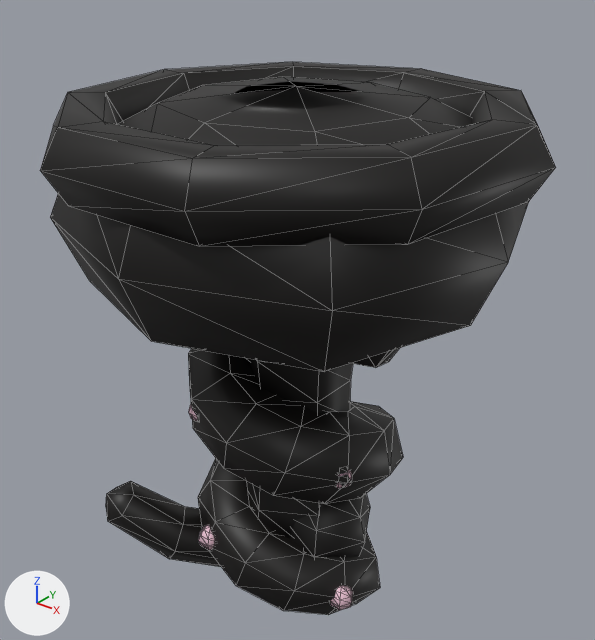
The glTF model assets/pirates/items/v5/peg_kraken_r_male_lo.glb as it was, and as the next commit left it.
Before and after are seen from a 50 mm lens placed at (0.114, -0.324, 0.331), pointed at (-0.121, -0.03, 0.148). The axes (+X, +Y, +Z) are drawn at lower left. The lights are the same throughout. The first picture is the older version. Mesh edges are drawn as thin lines. Vertices at exactly the same position are counted once.

Objects in the first picture: 'peg_kraken_r_male_lo'.
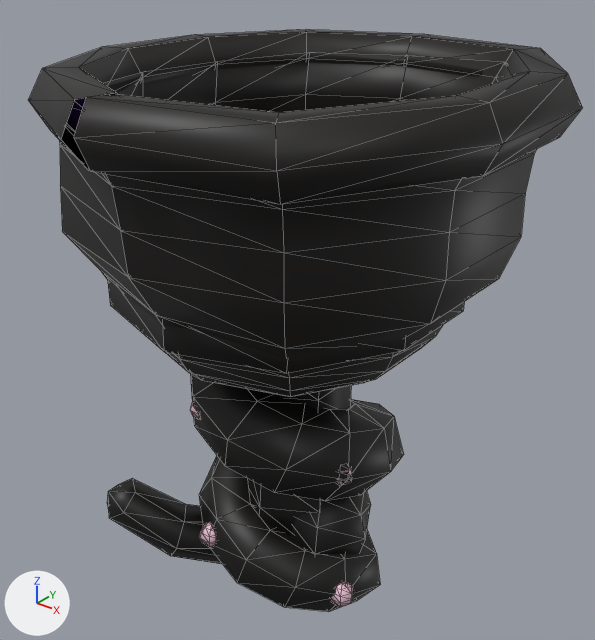
What differs and where, as boxes (x1, y1, x2, y2) in the pictures (595 x 640 px; the box of a moved part takes in the faces that stretch with it):
'peg_kraken_r_male_lo', reshaped (8% wider): before (40, 62, 556, 615); after (28, 30, 583, 611)
part 1 of me_peg_kraken_r_male_lo, moved or reshaped: before (245, 358, 353, 539); after (246, 385, 351, 536)
part 2 of me_peg_kraken_r_male_lo, moved or reshaped: before (290, 494, 370, 558); after (291, 491, 371, 555)
part 3 of me_peg_kraken_r_male_lo, moved or reshaped: before (106, 348, 403, 615); after (107, 374, 404, 611)
part 4 of me_peg_kraken_r_male_lo, moved or reshaped (mostly hidden): before (189, 405, 197, 421); after (190, 401, 199, 419)
part 5 of me_peg_kraken_r_male_lo, moved or reshaped: before (337, 470, 352, 488); after (337, 467, 352, 485)
part 6 of me_peg_kraken_r_male_lo, moved or reshaped: before (198, 525, 214, 550); after (200, 522, 215, 547)
part 7 of me_peg_kraken_r_male_lo, moved or reshaped: before (330, 586, 353, 610); after (331, 582, 353, 607)
part 8 of me_peg_kraken_r_male_lo, rebuilt (8% wider): before (40, 62, 556, 246); after (28, 30, 583, 204)
part 9 of me_peg_kraken_r_male_lo, rebuilt (17% taller): before (50, 77, 528, 371); after (59, 53, 537, 397)
part 10 of me_peg_kraken_r_male_lo, added: after (66, 98, 86, 135)
part 11 of me_peg_kraken_r_male_lo, added: after (108, 280, 464, 373)

The edits, one by one:
me_peg_kraken_r_male_lo is used by ob_peg_kraken_r_male_lo; location (0.0, 0.0, 0.0).
me_peg_kraken_r_male_lo had 1006 vertices, 1940 faces and spanned x -0.231..-0.004, y -0.143..0.08, z -0.016..0.265.
me_peg_kraken_r_male_lo now has 1580 vertices, 3112 faces and spans x -0.22..-0.002, y -0.156..0.082, z -0.016..0.277.
me_peg_kraken_r_male_lo part 1: the loose piece of 44 vertices spanning x -0.149..-0.087, y -0.071..0.0, z 0.006..0.188 is moved by (-0.001, 0.002, 0.0).
me_peg_kraken_r_male_lo part 2: the loose piece of 32 vertices spanning x -0.128..-0.072, y -0.061..-0.009, z 0.007..0.063 is moved by (-0.001, 0.002, 0.0).
me_peg_kraken_r_male_lo part 3: the loose piece of 170 vertices spanning x -0.193..-0.057, y -0.115..0.023, z -0.016..0.186 is moved by (-0.001, 0.002, 0.0).
me_peg_kraken_r_male_lo part 4: the loose piece of 32 vertices spanning x -0.149..-0.135, y -0.086..-0.074, z 0.105..0.119 is moved by (-0.001, 0.002, 0.0).
me_peg_kraken_r_male_lo part 5: the loose piece of 32 vertices spanning x -0.079..-0.065, y -0.065..-0.053, z 0.085..0.099 is moved by (-0.001, 0.002, 0.0).
me_peg_kraken_r_male_lo part 6: the loose piece of 32 vertices spanning x -0.147..-0.133, y -0.088..-0.075, z 0.026..0.04 is moved by (-0.001, 0.002, 0.0).
me_peg_kraken_r_male_lo part 7: the loose piece of 32 vertices spanning x -0.078..-0.064, y -0.062..-0.05, z 0.006..0.02 is moved by (-0.001, 0.002, 0.0).
me_peg_kraken_r_male_lo part 8: the loose piece of 54 vertices spanning x -0.231..-0.004, y -0.143..0.08, z 0.229..0.26 is rebuilt with 66 vertices and now spans x -0.22..-0.002, y -0.156..0.082, z 0.251..0.277.
me_peg_kraken_r_male_lo part 9: the loose piece of 43 vertices spanning x -0.225..-0.011, y -0.142..0.072, z 0.153..0.265 is rebuilt with 252 vertices and now spans x -0.216..-0.01, y -0.148..0.074, z 0.137..0.275.
me_peg_kraken_r_male_lo part 10: a new loose piece of 66 vertices spanning x -0.214..-0.008, y -0.15..0.076, z 0.257..0.272, in mat_peg_kraken_r.
me_peg_kraken_r_male_lo part 11: a new loose piece of 42 vertices spanning x -0.202..-0.041, y -0.122..0.058, z 0.168..0.189, in mat_peg_kraken_r.
Other edits to the shape of me_peg_kraken_r_male_lo do not show in these pictures.
